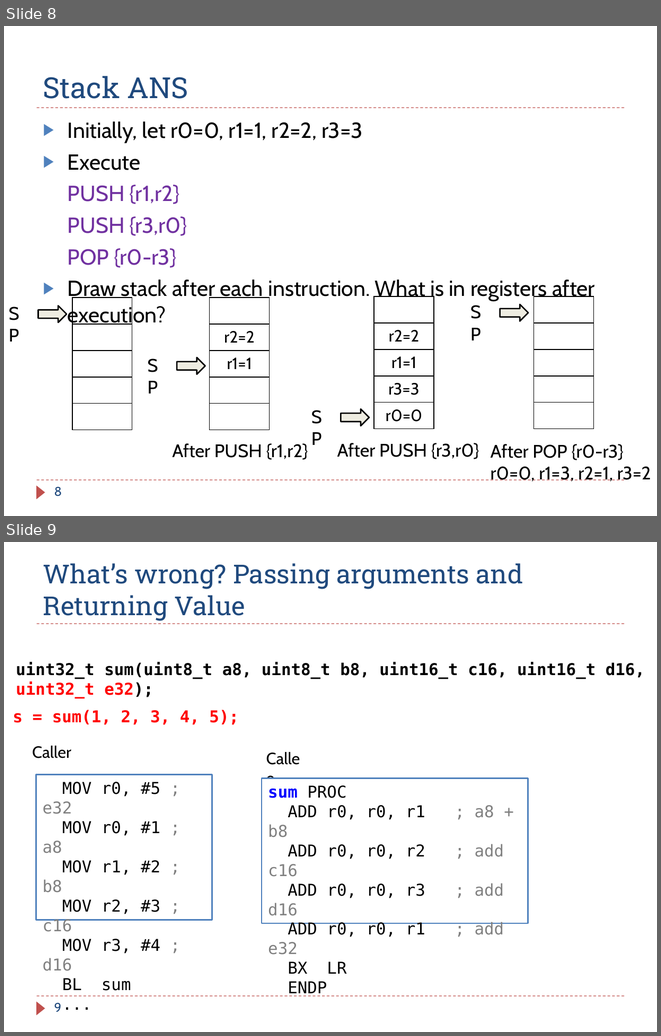
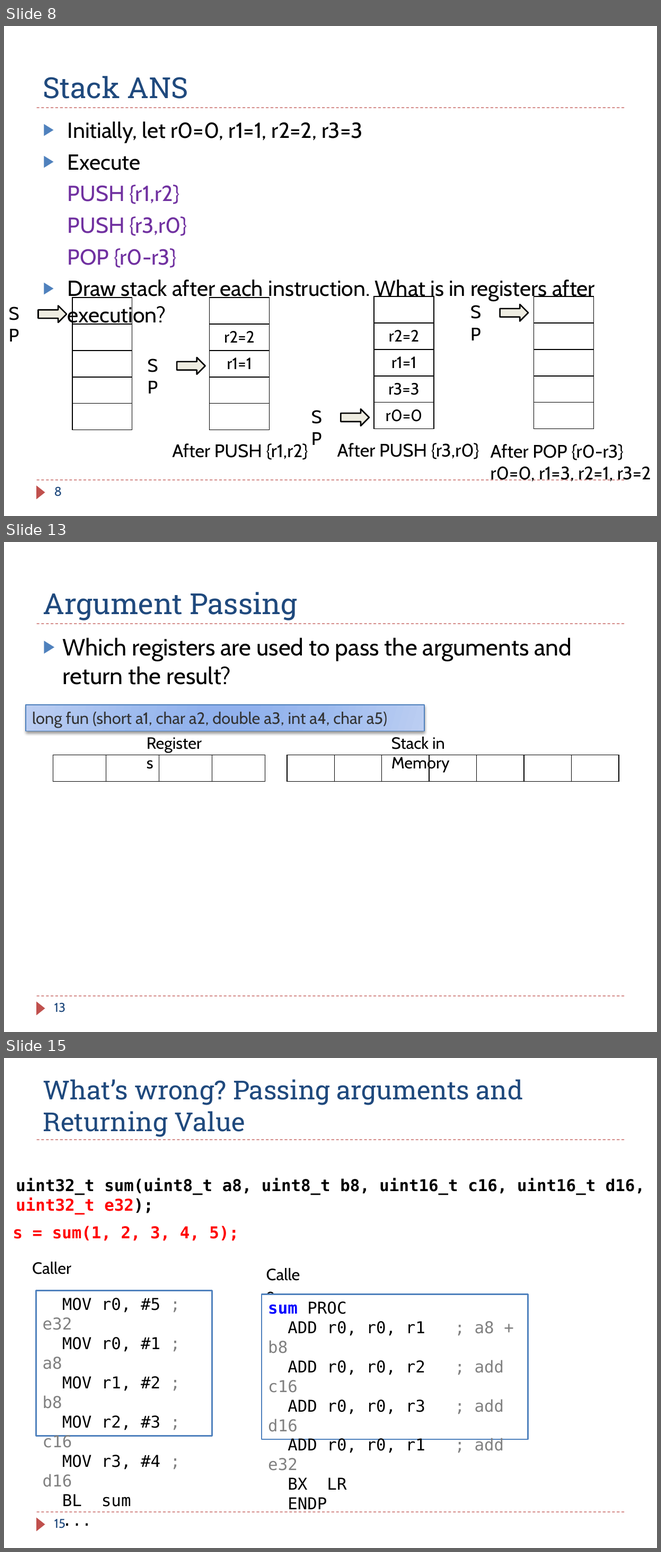
Before and after one commit to guhofstra/CSC111Fa25, a slide deck: PPTs/Ch8_ARM_Subroutines_Exercises ANS.pptx. Shown one above the other, each under a label of ours: slides 8 and 9 before the commit, slides 8, 13 and 15 after it; the slides between them are not shown. The pictures are 661x1036 and 661x1552 pixels, drawn with LibreOffice and Linux fonts; fonts in the diff are those of the drawing. Boxes give left, top, right and bottom in pixels: in the first picture for what was removed or moved away, otherwise in the second. Text is boxed around its words. In the diff, an @@ line names an element or a change of style, - is before the commit and + after.

```diff
--- a/PPTs/Ch8_ARM_Subroutines_Exercises ANS.pptx
+++ b/PPTs/Ch8_ARM_Subroutines_Exercises ANS.pptx
@@ slide 13 added at [4, 542, 657, 1032], background #FFFFFF; not listed: 3 template elements that a slide beside it also shows @@
@@ title added at [43, 592, 297, 620], 32 pt, text #1F497D @@
+Argument Passing
@@ text added at [63, 637, 572, 685], 26 pt, text #000000 @@
+▶ Which registers are used to pass the arguments and return the result?
@@ rectangle added at [26, 705, 424, 731], fill gradient #BCCEF2 to #9CBAEE to #91B3EE, outline #4F81BD 0.75 pt, 18 pt, text #333333 @@
+long fun (short a1, char a2, double a3, int a4, char a5)
@@ text added at [140, 730, 214, 756], 18 pt, text #000000 @@
+Registers
@@ text added at [391, 737, 450, 772], 18 pt, text #000000 @@
+Stack in Memory
@@ table added at [53, 755, 265, 782], 1 rows, 4 columns @@
+ |  |  | 
@@ table added at [286, 755, 620, 782], 1 rows, 7 columns @@
+ |  |  |  |  |  | 
@@ page number added at [54, 1003, 66, 1012], 14 pt, text #1F497D @@
+13
@@ what was slide 9 is now slide 15 @@
@@ page number at [54, 1519, 65, 1528]: text changed @@
-9
+15
```
Also in this commit, not shown: 5 other slides added, 3 other files.
